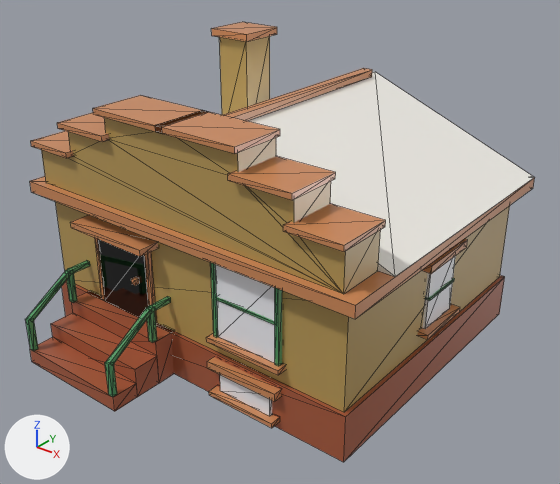
Renders of the glTF model assets/managed-models/buildings/house-1x1-1f-dutch-a/house-1x1-1f-dutch-a.glb from each side of a commit.
Camera for both pictures: a camera (50 mm lens) standing at (1.165, -1.394, 1.138) and looking at (0.057, -0.009, 0.28). Every picture has the same lights, and +X, +Y and +Z are marked at lower left. The first picture is the older version. Mesh edges are drawn as thin lines. Vertices at exactly the same position are counted once.

In view in the first picture: 'house-1x1-1f-dutch-a'.
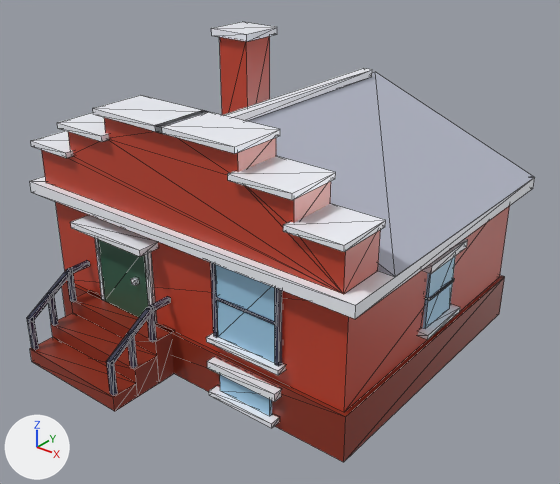
Location of each change, (x1, y1, x2, y2) in pixels of the pictures (560 x 484 px; the box of a moved part takes in the faces that stretch with it):
'house-1x1-1f-dutch-a', reshaped: before (25, 22, 535, 462); after (27, 22, 535, 462)
part 1 of me_house_1x1_1f_dutch_a, moved or reshaped: before (65, 269, 77, 302); after (47, 293, 58, 326)
part 2 of me_house_1x1_1f_dutch_a, moved or reshaped: before (147, 307, 157, 342); after (66, 268, 77, 302)
part 3 of me_house_1x1_1f_dutch_a, moved or reshaped: before (105, 362, 117, 397); after (106, 360, 118, 396)
part 4 of me_house_1x1_1f_dutch_a, added: after (127, 333, 137, 369)
part 5 of me_house_1x1_1f_dutch_a, added: after (147, 306, 157, 342)
part 6 of me_house_1x1_1f_dutch_a, moved or reshaped: before (25, 318, 38, 351); after (27, 317, 39, 350)
part 7 of me_house_1x1_1f_dutch_a, surface changed: (27, 22, 535, 462) in both

Diff of the bpy script that builds the scene:
```diff
--- a/assets/managed-models/buildings/house-1x1-1f-dutch-a/house-1x1-1f-dutch-a.glb.py
+++ b/assets/managed-models/buildings/house-1x1-1f-dutch-a/house-1x1-1f-dutch-a.glb.py
@@ me_house_1x1_1f_dutch_a @@
 # used by ob_house_1x1_1f_dutch_a; location = (0.0, 0.0, 0.0)
 # verts and faces of me_house_1x1_1f_dutch_a; kept vertices keep their numbers, new ones are numbered from 470
 # before: 418 (-0.357, -0.5, 0.04) at pixel (30, 349), 419 (-0.343, -0.5, 0.04) at pixel (33, 351), 420 (-0.343, -0.486, 0.04) at pixel (38, 348), 421 (-0.357, -0.486, 0.04), 422 (-0.357, -0.5, 0.13) at pixel (25, 318)
 # before: 423 (-0.343, -0.5, 0.13) at pixel (28, 320), 424 (-0.343, -0.486, 0.13) at pixel (33, 318), 425 (-0.357, -0.486, 0.13)
-me_house_1x1_1f_dutch_a.from_pydata(...)  # 470 vertices, 752 faces; spans x -0.5..0.5, y -0.5..0.495, z 0.0..0.73
+me_house_1x1_1f_dutch_a.from_pydata(...)  # 486 vertices, 776 faces; spans x -0.5..0.5, y -0.5..0.495, z 0.0..0.73
+# me_house_1x1_1f_dutch_a part 1: the loose piece of 8 vertices spanning x -0.357..-0.343, y -0.367..-0.353, z 0.12..0.21 is moved by (0.0, -0.065, -0.039)
+# me_house_1x1_1f_dutch_a part 2: the loose piece of 8 vertices spanning x -0.057..-0.043, y -0.367..-0.353, z 0.12..0.21 is moved by (-0.3, 0.0, 0.001)
+# me_house_1x1_1f_dutch_a part 3: the loose piece of 8 vertices spanning x -0.057..-0.043, y -0.5..-0.486, z 0.04..0.13 is moved by (0.0, 0.003, 0.001)
+# me_house_1x1_1f_dutch_a part 4: a new loose piece, a box spanning x -0.056..-0.044, y -0.431..-0.419, z 0.08..0.172, in mat_m_house_1x1_1f_dutch_a
+# me_house_1x1_1f_dutch_a part 5: a new loose piece, a box spanning x -0.056..-0.044, y -0.366..-0.354, z 0.12..0.212, in mat_m_house_1x1_1f_dutch_a
+# me_house_1x1_1f_dutch_a part 6
+verts[418] = (-0.356, -0.496, 0.04)  # moved, pixel (31, 348)
+verts[419] = (-0.344, -0.496, 0.04)  # moved, pixel (34, 350)
+verts[420] = (-0.344, -0.484, 0.04)  # moved, pixel (38, 348)
+verts[421] = (-0.356, -0.484, 0.04)  # moved
+verts[422] = (-0.356, -0.496, 0.132)  # moved, pixel (26, 317)
+verts[423] = (-0.344, -0.496, 0.132)  # moved, pixel (29, 318)
+verts[424] = (-0.344, -0.484, 0.132)  # moved, pixel (33, 316)
+verts[425] = (-0.356, -0.484, 0.132)  # moved, pixel (30, 315)
+# me_house_1x1_1f_dutch_a part 7: 716 kept faces spanning x -0.5..0.5, y -0.5..0.495, z 0.0..0.73 get new texture (UV) coordinates
 me_house_1x1_1f_dutch_a.materials.append(mat_m_house_1x1_1f_dutch_a)
```
